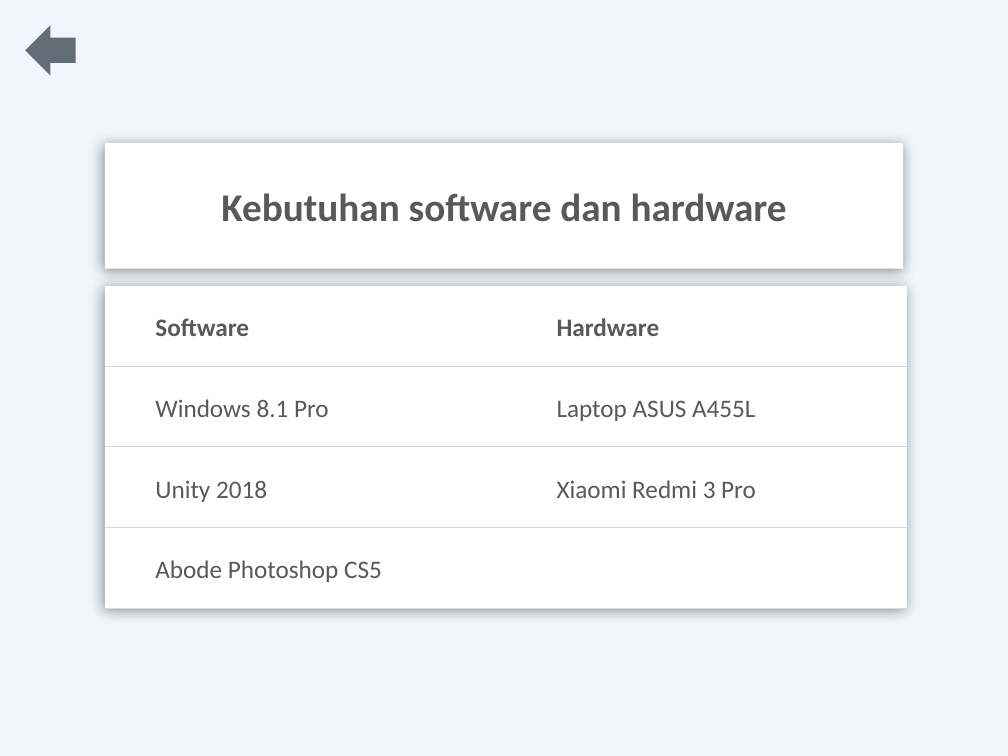
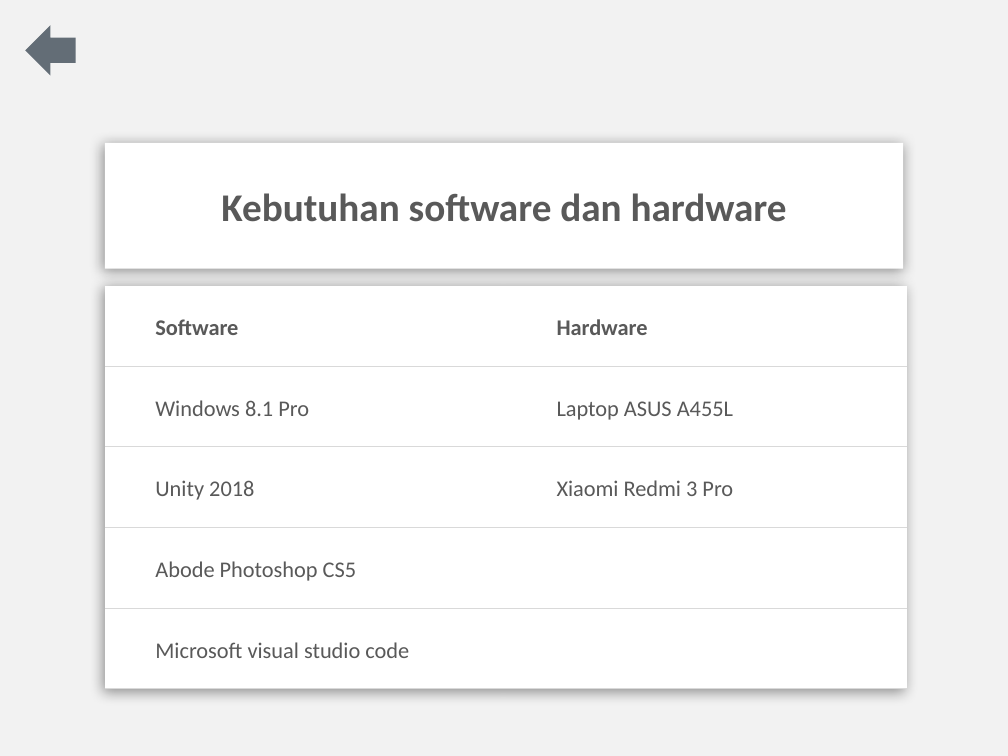
Before and after one commit to L200150057/Skripsi, a slide deck: slide 7 of Powerpoint Skripsi.pptx. Drawn at 1008x756 pixels with LibreOffice and Linux fonts; fonts in the diff are those of the drawing. Boxes give left, top, right and bottom in pixels: in the first picture for what was removed or moved away, otherwise in the second. Text is boxed around its words. In the diff, an @@ line names an element or a change of style, - is before the commit and + after.

```diff
--- a/Powerpoint Skripsi.pptx
+++ b/Powerpoint Skripsi.pptx
@@ background #F0F6FB to #F2F2F2 @@
@@ table at [105, 285, 907, 688] @@
+row 5: Microsoft visual studio code | 
```
Also in this commit, not shown: 4 other slides changed, 2 slides removed, 6 other files.
